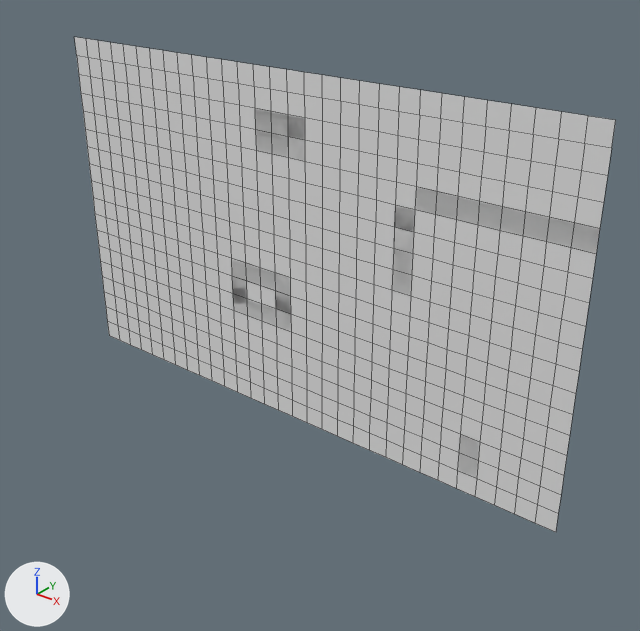
The OBJ model Assets/Tiled2Unity/Meshes/testMap.obj as it was, and as the next commit left it.
Both versions are drawn from a 50 mm lens placed at (1429.0, -3886.0, 938.0), pointed at (-1821.0, 176.0, -1581.0). Every picture has the same lights, and +X, +Y and +Z are marked at lower left. Mesh edges are drawn as thin lines. Where no turn or scale is listed for an object, it has been applied to the vertices.

Objects in the first picture: 'testMap'.
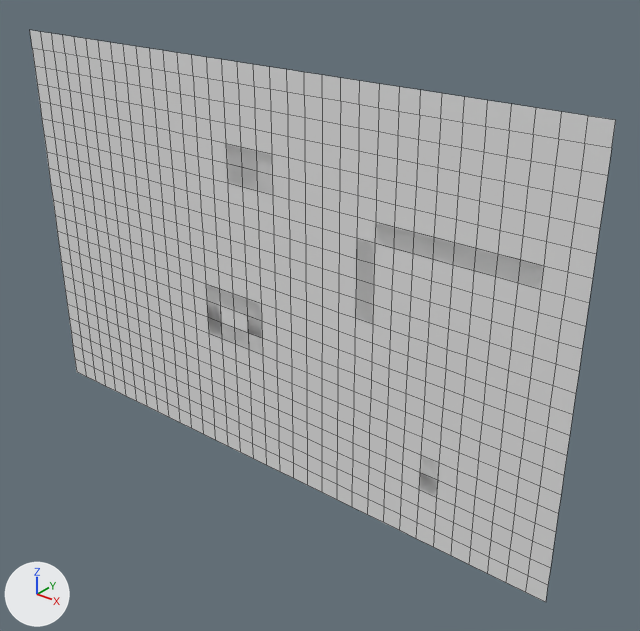
Commit message: Fixed map

The change, as a list of edits to the scene's bpy script:
```text
Change me_testmap:
    verts and faces of me_testmap; kept vertices keep their numbers, new ones are numbered from 589
    remove me_testmap.from_pydata(...)  # 589 vertices, 555 faces; spans x -3840.0..0.0, y 0.0, z -2304.0..0.0
    add me_testmap.from_pydata(...)  # 805 vertices, 763 faces; spans x -4352.0..0.0, y 0.0, z -2816.0..0.0
    me_testmap part 1
    6 faces are deleted
    31 new vertices lie (0.0, 0.0, -128.0) away from vertices in x -3840.0..0.0, y 0.0, z -2304.0
    31 new vertices lie (0.0, 0.0, -128.0) away from vertices in x -3840.0..0.0, y 0.0, z -2432.0
    31 new vertices lie (0.0, 0.0, -128.0) away from vertices in x -3840.0..0.0, y 0.0, z -2560.0
    31 new vertices lie (0.0, 0.0, -128.0) away from vertices in x -3840.0..0.0, y 0.0, z -2688.0
    23 new vertices lie (-128.0, 0.0, 0.0) away from vertices in x -3840.0, y 0.0, z -2816.0..0.0
    23 new vertices lie (-128.0, 0.0, 0.0) away from vertices in x -3968.0, y 0.0, z -2816.0..0.0
    23 new vertices lie (-128.0, 0.0, 0.0) away from vertices in x -4096.0, y 0.0, z -2816.0..0.0
    23 new vertices lie (-128.0, 0.0, 0.0) away from vertices in x -4224.0, y 0.0, z -2816.0..0.0
    214 new faces join them
    me_testmap part 2
    add delete_faces([(77, 108, 110, 79), (108, 139, 141, 110), (76, 138, 139, 77)])
    add faces += [(141, 172, 174, 143), (172, 203, 205, 174), (140, 202, 203, 141)]
    me_testmap part 3
    add delete_faces([(124, 155, 157, 126), (126, 157, 159, 128), (128, 159, 161, 130), (130, 161, 163, 132), (163, 225, 226, 164), (225, 287, 288, 226)])
    add faces += [(188, 219, 221, 190), (190, 221, 223, 192), (192, 223, 225, 194), (194, 225, 227, 196), (227, 289, 290, 228), (289, 351, 352, 290)]
```

Pixel boxes [x1, y1, x2, y2] of what changed, in the pictures (640 x 631 px; the box of a moved part takes in the faces that stretch with it):
'testMap', reshaped (8% wider, 16% taller)
    before: [74, 37, 616, 532]
    after: [30, 30, 616, 602]
part 1 of me_testmap, built on
    before: [231, 259, 480, 460]
    after: [30, 30, 556, 602]
part 2 of me_testmap, moved or reshaped
    before: [271, 112, 305, 158]
    after: [226, 144, 273, 195]
part 3 of me_testmap, moved or reshaped
    before: [392, 187, 600, 296]
    after: [355, 222, 543, 324]
